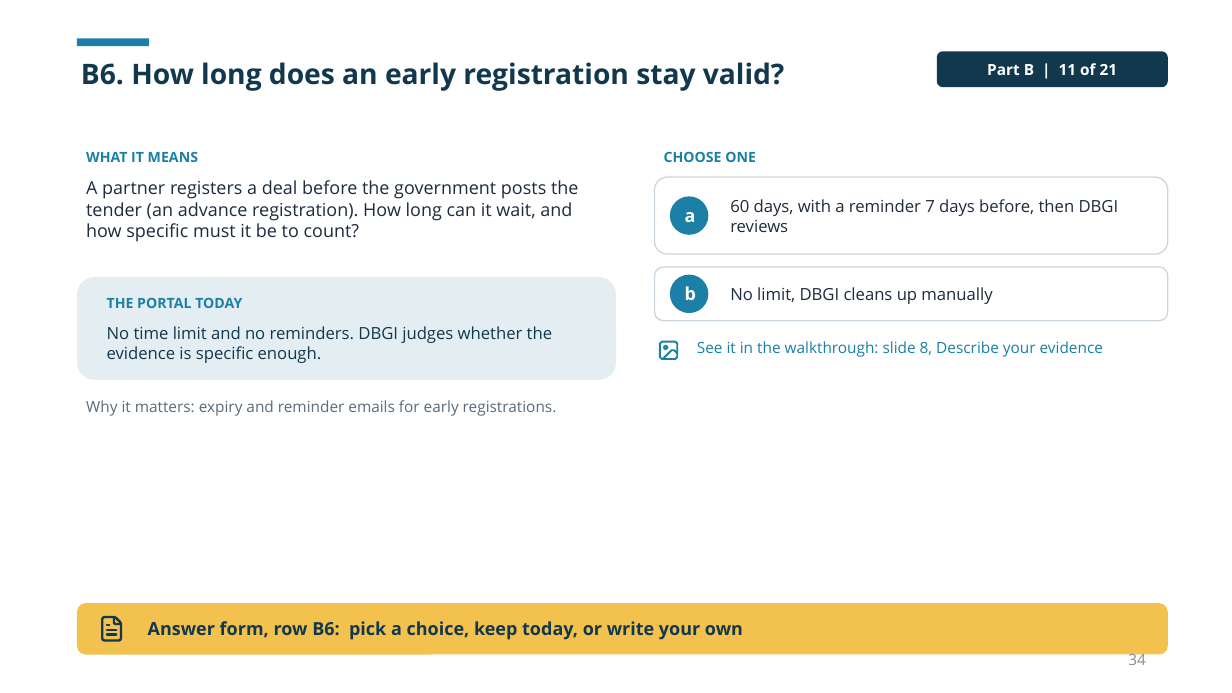
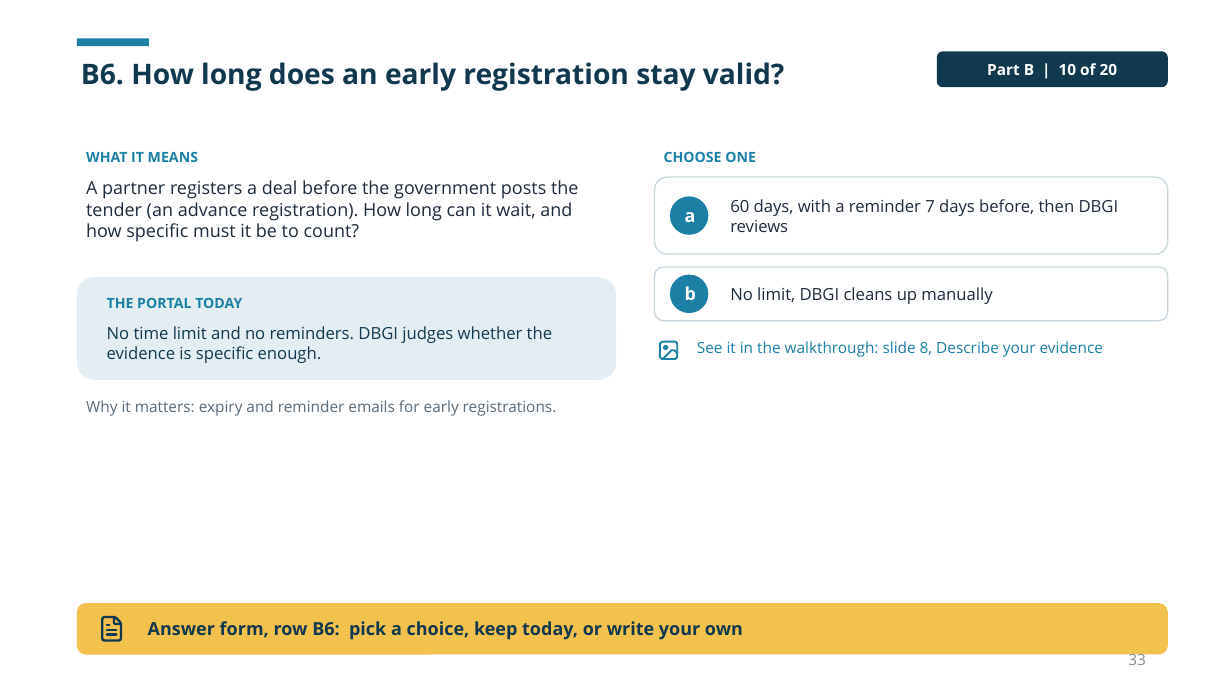
Before and after one commit to dbsuarez/dbgi-deal-registration-portal, a slide deck: slide 33 of docs/guides/Portal User Guide/Using the DBGI Portal.pptx (slide 34 before the commit). Drawn at 1232x693 pixels with LibreOffice and Linux fonts; fonts in the diff are those of the drawing. Boxes give left, top, right and bottom in pixels: in the first picture for what was removed or moved away, otherwise in the second. Text is boxed around its words. In the diff, an @@ line names an element or a change of style, - is before the commit and + after.

```diff
--- a/docs/guides/Portal User Guide/Using the DBGI Portal.pptx
+++ b/docs/guides/Portal User Guide/Using the DBGI Portal.pptx
@@ text in rounded rectangle at bbox=[987, 63, 1118, 75]: text changed @@
-Part B | 11 of 21
+Part B | 10 of 20
@@ page number at bbox=[1128, 651, 1146, 665]: text changed @@
-34
+33
```
Also in this commit, not shown: 21 other slides changed, 1 slide removed, 7 other files.
